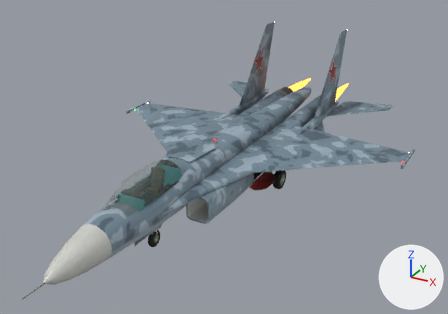
Two versions of the glTF model assets/su27.glb, one commit apart.
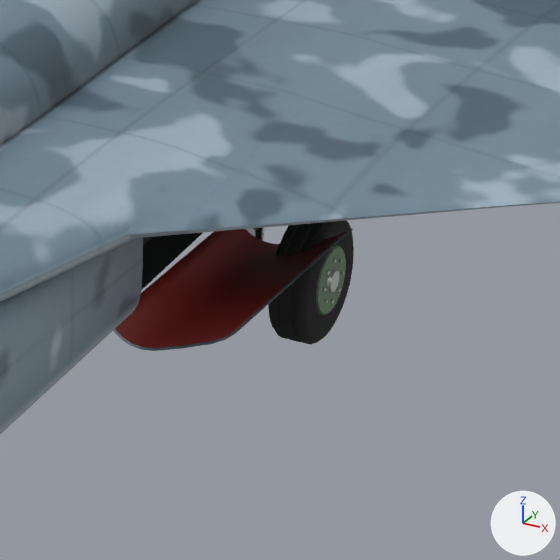
Old and new are each drawn whole from a camera (50 mm lens) standing at (12.5, -22.3, 11.0) and looking at (0.0, 0.5, -0.4) and again close up on the part from 52% to 71% of the width and 43% to 71% of the height. The lights are fixed; the arrows at lower right show +X, +Y and +Z. The last two pictures show the newer version. Both versions are drawn at frame 2 of the action 'gear_retract'; the numbers are the values there. Vertices at exactly the same position are counted once.

The first close-up shows 'Airframe', 'MainGearBay_L', 'MainGearDoor_L', 'MainGear_Tire_L', 'Slat_L' and 2 more.
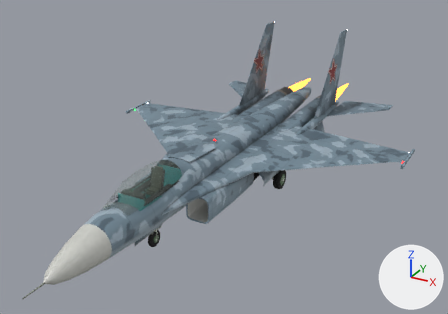
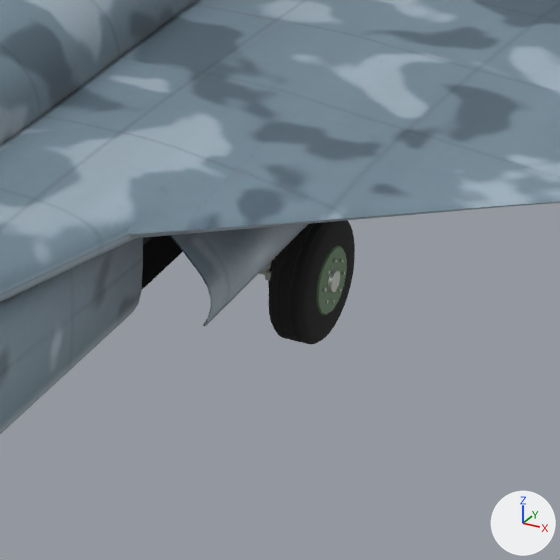
Boxes (x1, y1, x2, y2) around the edits, measured in the close-ups (560 x 560 px):
'MainGearDoor_L', moved, turned: before (114, 228, 353, 351); after (170, 224, 308, 326)
'MainGear_Tire_L', turned: before (268, 220, 354, 344); after (268, 220, 355, 344)
'MainGear_Oleo_L', turned (mostly hidden): before (246, 227, 265, 241); after (259, 258, 275, 281)

The change in detail:
me_maingeardoor_l_mesh is used by ob_maingeardoor_l; parent ob_su27; location (1.597, -0.25, -1.154); rotation (2.793, 0.0, 1.571), in degrees (160, 0, 90).
me_maingeardoor_l_mesh had 40 vertices, 76 faces and spanned x 0.0..1.9, y 0.0..0.96, z -0.02..0.28.
me_maingeardoor_l_mesh now has 40 vertices, 76 faces and spans x 0.0..1.9, y -0.95..0.01, z -0.22..0.08.
me_maingeardoor_l_mesh part 1: the whole mesh is moved by (0.0, -0.95, -0.2).
Object 'MainGear_L' (ob_maingear_l) turns from (-0.8, 0.7, 0.3) to (-0.8, 0.3, -0.2) degrees about x, y and z.
Object 'MainGearDoor_L' (ob_maingeardoor_l) moves from (1.597, -0.25, -1.154) to (1.795, -0.25, -0.207).
Object 'MainGearDoor_L' (ob_maingeardoor_l) turns from (160, 0, 90) to (45, 0, 90) degrees about x, y and z.
